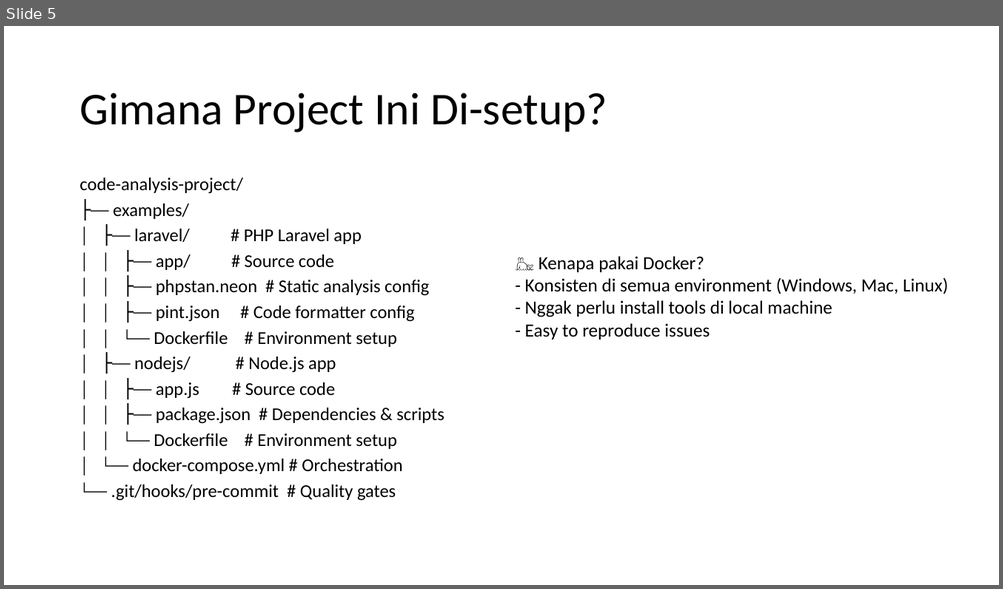
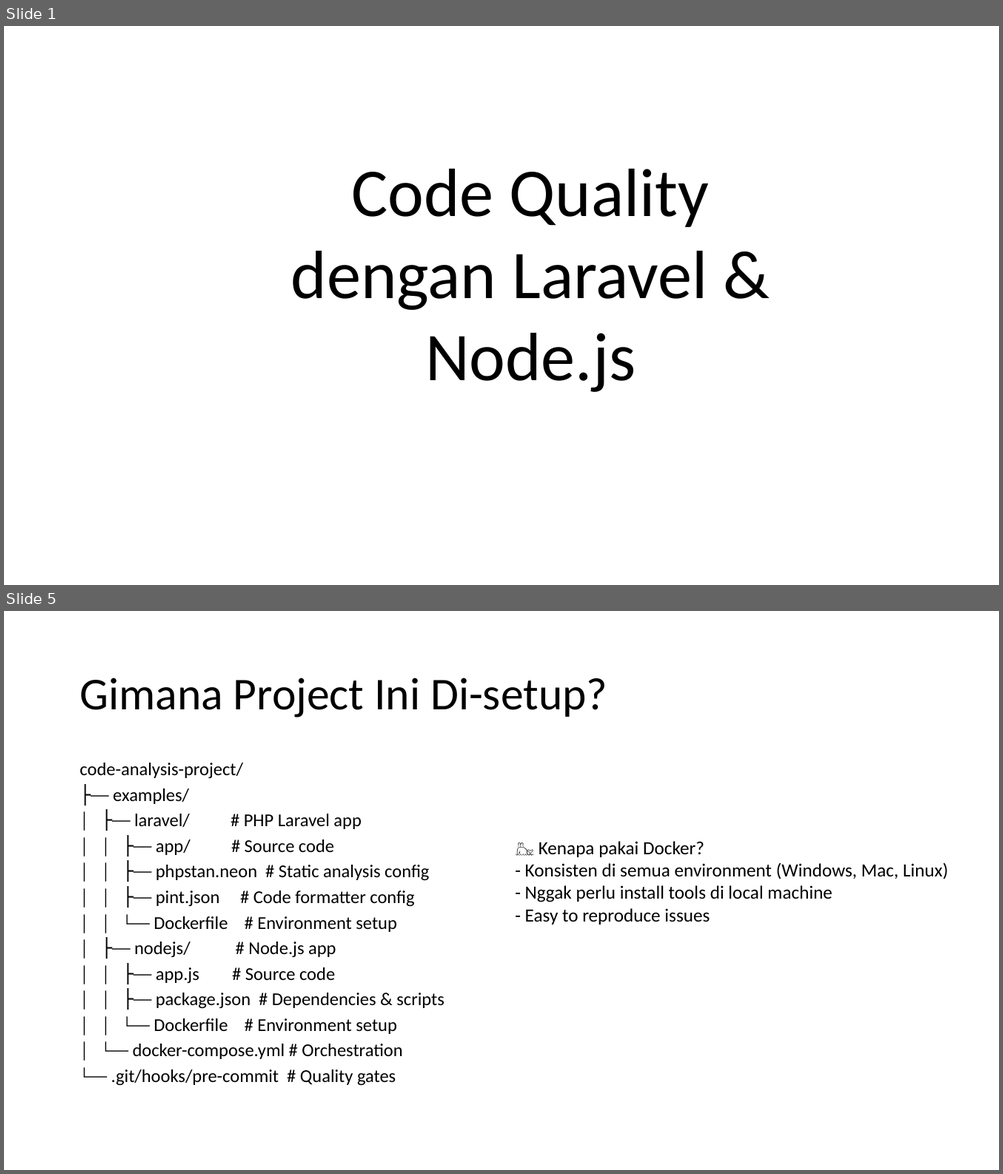
Before and after one commit to njulioiyoo/code-analysis-laravel-nodejs, a slide deck: slides/JNO - Sharing Session Code Analysis.pptx. Shown one above the other, each under a label of ours: slide 5 before the commit, slides 1 and 5 after it; the slides between them are not shown. The pictures are 1003x589 and 1003x1174 pixels, drawn with LibreOffice and Linux fonts; fonts in the diff are those of the drawing; background and template pictures are left out. Boxes give left, top, right and bottom in pixels: in the first picture for what was removed or moved away, otherwise in the second. Text is boxed around its words. In the diff, an @@ line names an element or a change of style, - is before the commit and + after.

```diff
--- a/slides/JNO - Sharing Session Code Analysis.pptx
+++ b/slides/JNO - Sharing Session Code Analysis.pptx
@@ slide 1 added at bbox=[4, 26, 999, 585], background picture (left out) @@
@@ text added at bbox=[291, 169, 709, 392], 66 pt, text #000000 @@
+Code Quality dengan Laravel & Node.js
```
Also in this commit, not shown: 4 slides changed, 1 slide removed, 8 other files.
